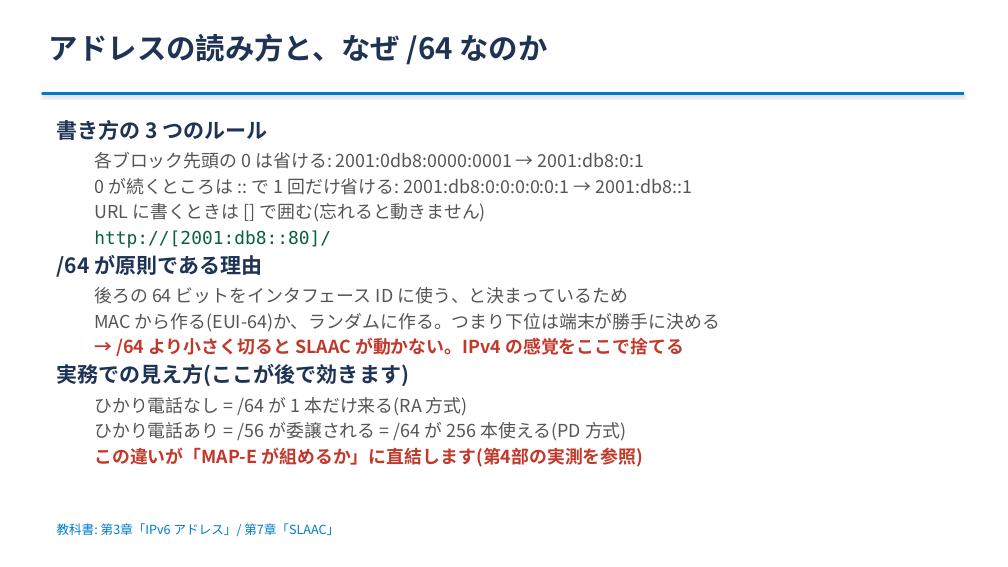
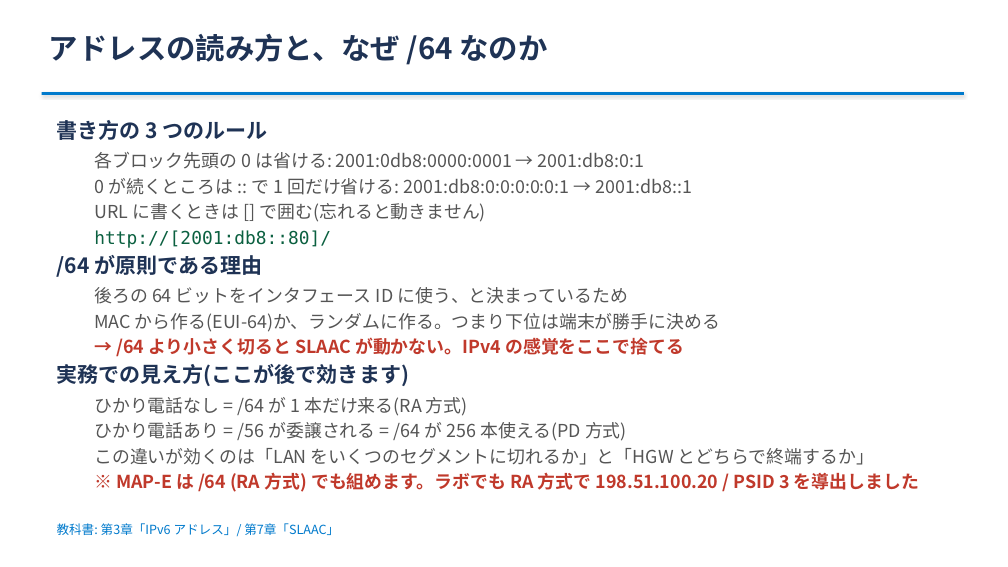
Before and after one commit to ginchankawaii/claude-code-book-template, a slide deck: slide 12 of docs/ipoe-lab/slides/toranomaki.pptx. Drawn at 1008x567 pixels with LibreOffice and Linux fonts; fonts in the diff are those of the drawing. Boxes give left, top, right and bottom in pixels: in the first picture for what was removed or moved away, otherwise in the second. Text is boxed around its words. In the diff, an @@ line names an element or a change of style, - is before the commit and + after.

```diff
--- a/docs/ipoe-lab/slides/toranomaki.pptx
+++ b/docs/ipoe-lab/slides/toranomaki.pptx
@@ text at (94, 448, 919, 492): text changed @@
-  この違いが「MAP-E が組めるか」に直結します(第4部の実測を参照)
+  この違いが効くのは「LAN をいくつのセグメントに切れるか」と「HGW とどちらで終端するか」
+  ※ MAP-E は /64 (RA 方式) でも組めます。ラボでも RA 方式で 198.51.100.20 / PSID 3 を導出しました
```
Also in this commit, not shown: 15 other slides changed, 3 other files.
